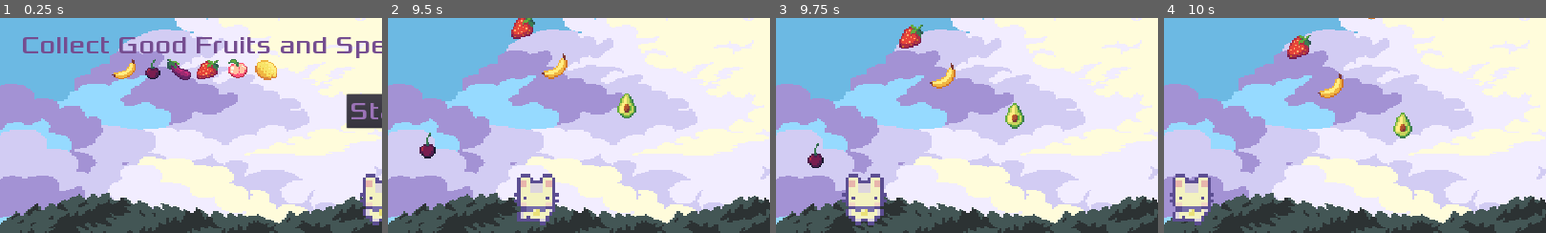
Above: before the commit, frames 1-4 (left to right).
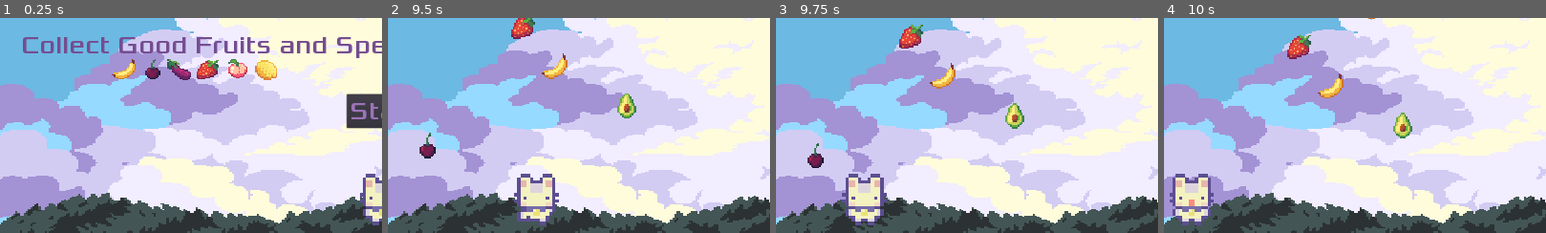
Above: after the commit, the same moments.

Repository: ColinKYuen/BQ-Game-Jam
Game: Godot game, scene res://Scenes/Main.tscn
Two runs of this game, one before a commit and one after it. Both use one fixed random seed, a clock stepped at 60 frames per second and the inputs below.
Inputs:
- Up to frame 1 (0.25 s): no input
- Up to frame 2 (9.5 s): click "Start" at 0.5 s; tap Enter at 1.25 s; hold D (move_right) 1.28-2.03 s; hold Left (move_left) 2.03-2.78 s; hold D (move_right) 2.78-4.28 s; hold Left (move_left) 4.28-6.53 s; hold D (move_right) 6.53-8.78 s; hold Left (move_left) from 8.78 s (still down)
- Up to frame 3 (9.75 s): keep holding Left (move_left)
- Up to frame 4 (10 s): keep holding Left (move_left)
The pictures show only the part of the screen within x 0-50%, y 44-94%; the shares and areas given below are measured in that part.

Frames 1-3 are identical in both runs. In frame 4, 0.3% of the frame differs, in the area x 2-13%, y 84-97%.

Commit message:
Damage animation, fruit collection animation (#31)
* Add animations for collected fruit and getting hit

* Add time for fruit reaction

Diff:
--- a/Scenes/Player.tscn
+++ b/Scenes/Player.tscn
@@ -1,7 +1,7 @@
-[gd_scene load_steps=12 format=2]
+[gd_scene load_steps=14 format=2]
 
 [ext_resource path="res://Scripts/Player.gd" type="Script" id=1]
-[ext_resource path="res://art/Basic Charakter Spritesheet.png" type="Texture" id=2]
+[ext_resource path="res://art/sprites.png" type="Texture" id=2]
 [ext_resource path="res://Sounds/music/Retro Beat.ogg" type="AudioStream" id=3]
 [ext_resource path="res://Sounds/sounds/jump1.ogg" type="AudioStream" id=4]
 [ext_resource path="res://Sounds/sounds/error_007.ogg" type="AudioStream" id=5]
@@ -22,11 +22,29 @@
 atlas = ExtResource( 2 )
 region = Rect2( 144, 0, 48, 48 )
 
+[sub_resource type="AtlasTexture" id=11]
+atlas = ExtResource( 2 )
+region = Rect2( 192, 48, 48, 48 )
+
+[sub_resource type="AtlasTexture" id=10]
+atlas = ExtResource( 2 )
+region = Rect2( 192, 0, 48, 48 )
+
 [sub_resource type="SpriteFrames" id=6]
 animations = [ {
 "frames": [ SubResource( 7 ), SubResource( 8 ), SubResource( 9 ) ],
 "loop": true,
 "name": "walk",
+"speed": 5.0
+}, {
+"frames": [ SubResource( 11 ) ],
+"loop": false,
+"name": "collect",
+"speed": 5.0
+}, {
+"frames": [ SubResource( 10 ) ],
+"loop": false,
+"name": "hit",
 "speed": 5.0
 } ]
 
--- a/Scripts/Main.gd
+++ b/Scripts/Main.gd
@@ -69,14 +69,17 @@
 	# logic: if fruit_chance <= special_fruit_chance,
 	# then produce special fruit
 		spawn_fruit.connect("special_fruit", $HUD, "_on_HUD_special_fruit")
+		spawn_fruit.connect("special_fruit", $Player, "_on_Player_fruit_collected")
 	elif fruit_chance > bad_fruit_chance:
 	# logic: if fruit_chance > bad_fruit_chance,
 	# then produce normal fruit
 		spawn_fruit.connect("fruit_collected", $HUD, "_on_HUD_fruit_collected")
+		spawn_fruit.connect("fruit_collected", $Player, "_on_Player_fruit_collected")
 	else:
 	# logic: if fruit_chance <= bad_fruit_chance,
 	# then produce bad fruit
 		spawn_fruit.connect("fruit_hit", $HUD, "_on_HUD_fruit_hit")
+		spawn_fruit.connect("fruit_hit", $Player, "_on_Player_fruit_hit")
 
 func game_over():
 	is_game_started = false
--- a/Scripts/Player.gd
+++ b/Scripts/Player.gd
@@ -18,6 +18,7 @@
 var dash_on_cooldown: bool = false
 var dash_cd_bar
 var last_tap_right: bool = false
+var animation_time = 0
 
 var is_game_started: bool = false
 
@@ -27,6 +28,7 @@
 
 func new_game():
 	is_game_started = true
+	$AnimatedSprite.animation = "walk"
 
 func _physics_process(delta):
 	if not is_game_started:
@@ -62,8 +64,9 @@
 	# detected by eye, but if we decide to have another character
 	# that is not symmetric, the flipping should be more obvious.
 	if velocity.x != 0:
-		$AnimatedSprite.play()
-		$AnimatedSprite.animation = "walk"
+		if OS.get_unix_time() - animation_time > 0.005:
+			$AnimatedSprite.play()
+			$AnimatedSprite.animation = "walk"
 		$AnimatedSprite.flip_v = false
 		$AnimatedSprite.flip_h = velocity.x < 0
 	else:
@@ -127,3 +130,11 @@
 			dash_on_cooldown = true
 	else:
 		speed = norm_speed
+
+func _on_Player_fruit_hit():
+	$AnimatedSprite.play("hit")
+	animation_time = OS.get_unix_time()
+
+func _on_Player_fruit_collected():
+	$AnimatedSprite.play("collect")
+	animation_time = OS.get_unix_time()
Binary file removed: art/Basic Charakter Spritesheet.png
Binary file added: art/sprites.png
Not shown, changed: art/sprites.png.import
